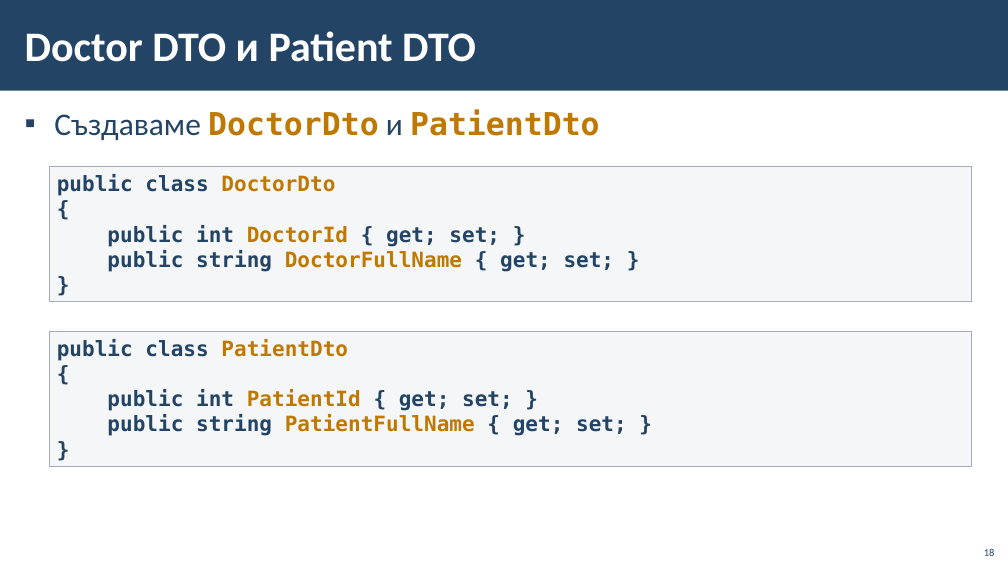
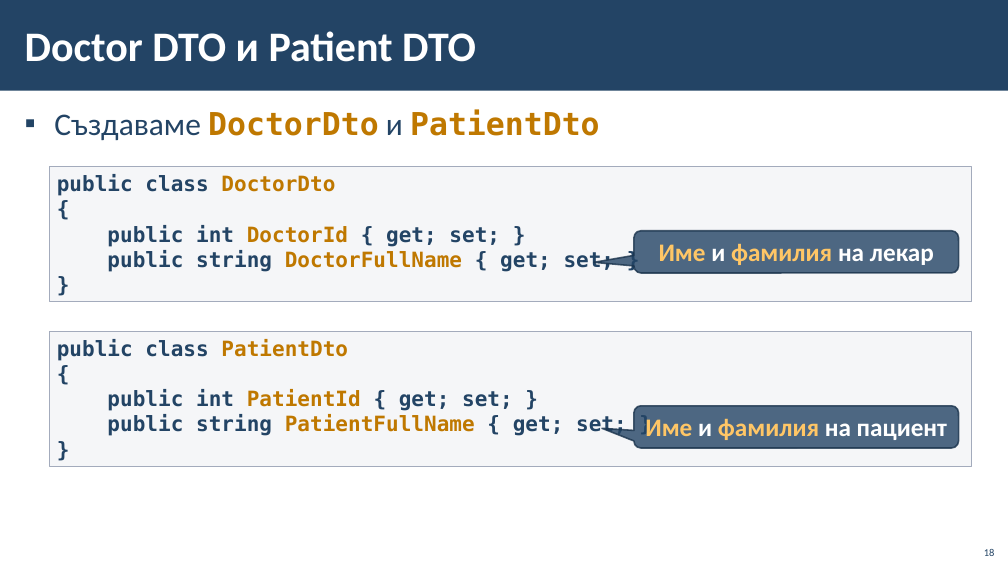
Before and after one commit to BG-IT-Edu/School-Programming, a slide deck: slide 18 of Courses/Software-Sciences/Module-4-Information-Systems-New/12-Implementation-of-Information-System/12-Implementation-of-Information-System-Third-Part.pptx. Drawn at 1008x567 pixels with LibreOffice and Linux fonts; fonts in the diff are those of the drawing; background and template pictures are left out. Boxes give left, top, right and bottom in pixels: in the first picture for what was removed or moved away, otherwise in the second. Text is boxed around its words. In the diff, an @@ line names an element or a change of style, - is before the commit and + after.

```diff
--- a/Courses/Software-Sciences/Module-4-Information-Systems-New/12-Implementation-of-Information-System/12-Implementation-of-Information-System-Third-Part.pptx
+++ b/Courses/Software-Sciences/Module-4-Information-Systems-New/12-Implementation-of-Information-System/12-Implementation-of-Information-System-Third-Part.pptx
@@ rounded speech box added at (634, 231, 959, 273), fill #234465 at 80% opacity, outline #1A334C 1.5 pt, 24 pt, text #FFC666, bold @@
+Име и фамилия на лекар
@@ rounded speech box added at (634, 406, 959, 448), fill #234465 at 80% opacity, outline #1A334C 1.5 pt, 24 pt, text #FFC666, bold @@
+Име и фамилия на пациент
```
Also in this commit, not shown: 11 other slides changed.
